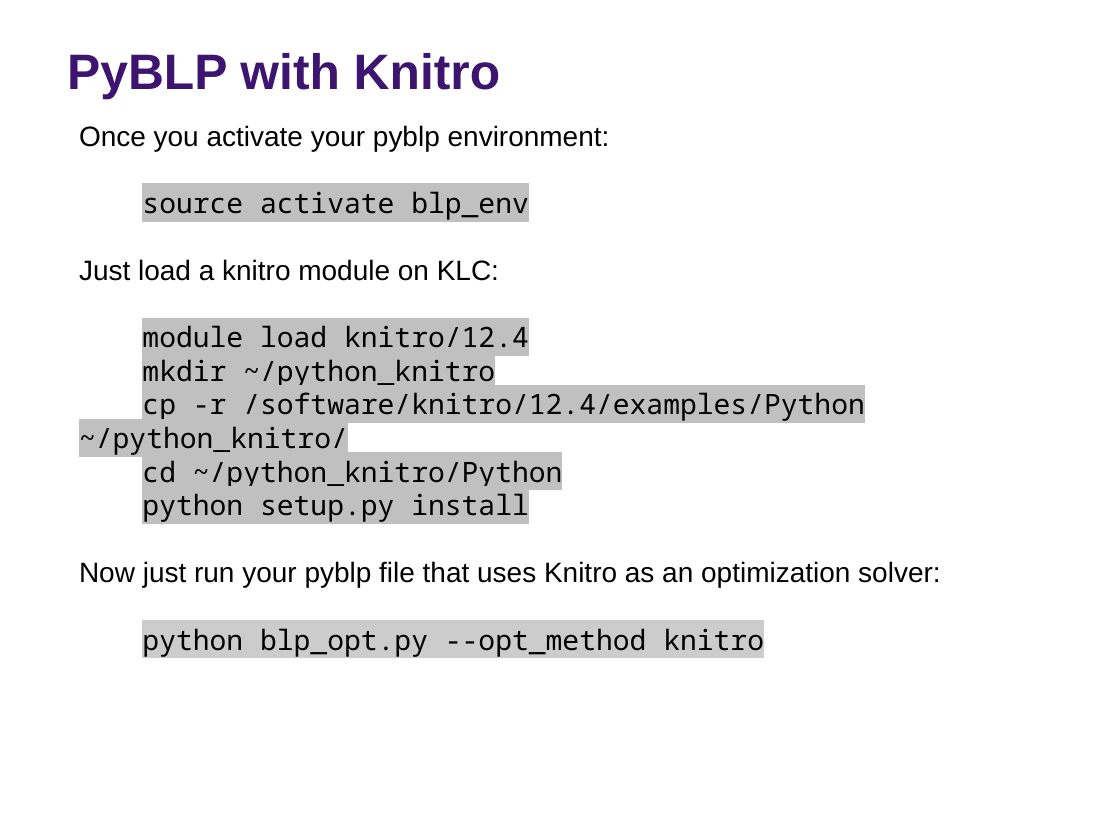
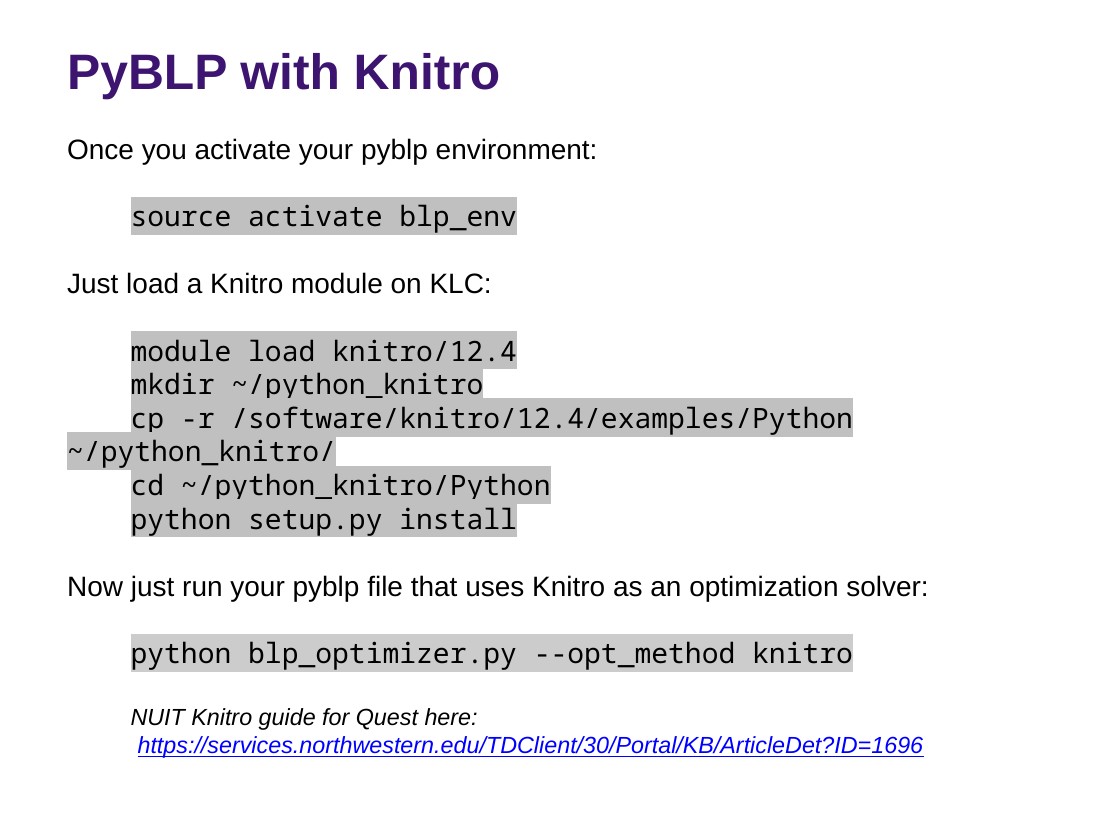
Before and after one commit to rs-kellogg/2023-phd-workshop, a slide deck: slide 16 of session-5-pyblp/Session 5 - PyBLP.pptx. Drawn at 1120x840 pixels with LibreOffice and Linux fonts; fonts in the diff are those of the drawing; background and template pictures are left out. Boxes give left, top, right and bottom in pixels: in the first picture for what was removed or moved away, otherwise in the second. Text is boxed around its words. In the diff, an @@ line names an element or a change of style, - is before the commit and + after.

```diff
--- a/session-5-pyblp/Session 5 - PyBLP.pptx
+++ b/session-5-pyblp/Session 5 - PyBLP.pptx
@@ text "Once you activate your pyblp ...": place and size @@
-text "Once you activate your pyblp ..." at [79, 125, 940, 657]
+text "Once you activate your pyblp ..." at [67, 138, 928, 758]
@@ text at [67, 272, 492, 294]: text changed @@
-Just load a knitro module on KLC:
+Just load a Knitro module on KLC:
@@ text at [131, 641, 924, 758]: text changed; size 18 to 15 pt; font Noto Sans Mono to Arial; text colour #000000 to #0000FF; italic on @@
-python blp_opt.py --opt_method knitro
+python blp_optimizer.py --opt_method knitro
+NUIT Knitro guide for Quest here: https://services.northwestern.edu/TDClient/30/Portal/KB/ArticleDet?ID=1696
```
Also in this commit, not shown: 5 other slides changed.
